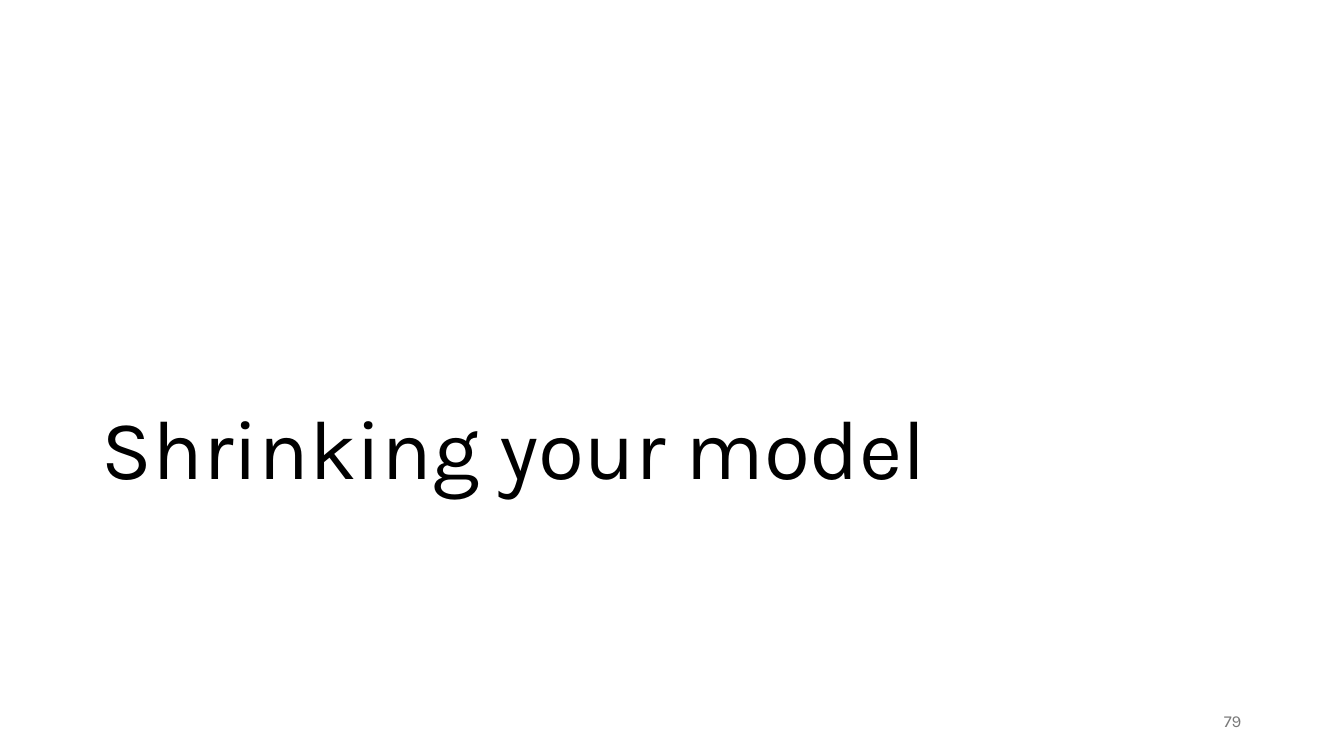
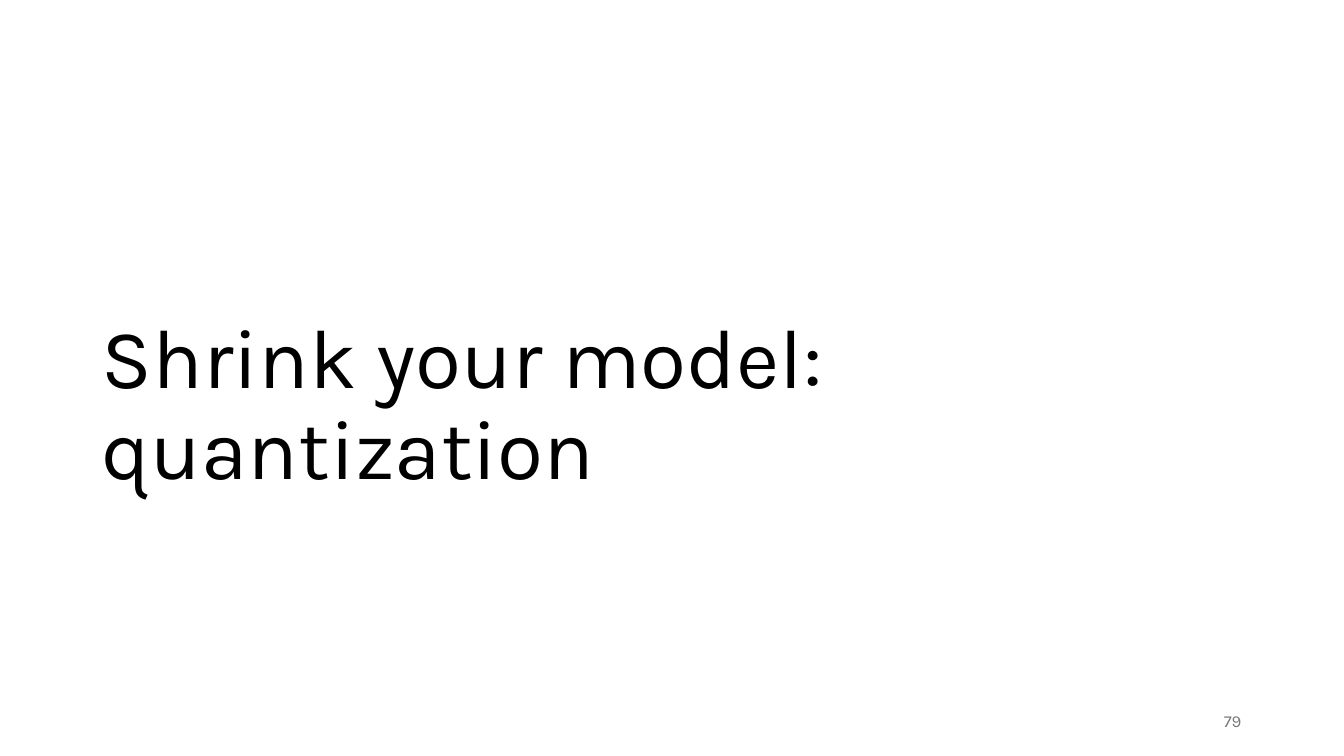
Before and after one commit to gjbex/Deploying-LLMs-locally, a slide deck: slide 79 of local_LLMs.pptx. Drawn at 1344x756 pixels with LibreOffice and Linux fonts; fonts in the diff are those of the drawing. Boxes give left, top, right and bottom in pixels: in the first picture for what was removed or moved away, otherwise in the second. Text is boxed around its words. In the diff, an @@ line names an element or a change of style, - is before the commit and + after.

```diff
--- a/local_LLMs.pptx
+++ b/local_LLMs.pptx
@@ title at <box>102,330,822,499</box>: text changed @@
-Shrinking your model
+Shrink your model: quantization
```
Also in this commit, not shown: 1 other slide changed.
